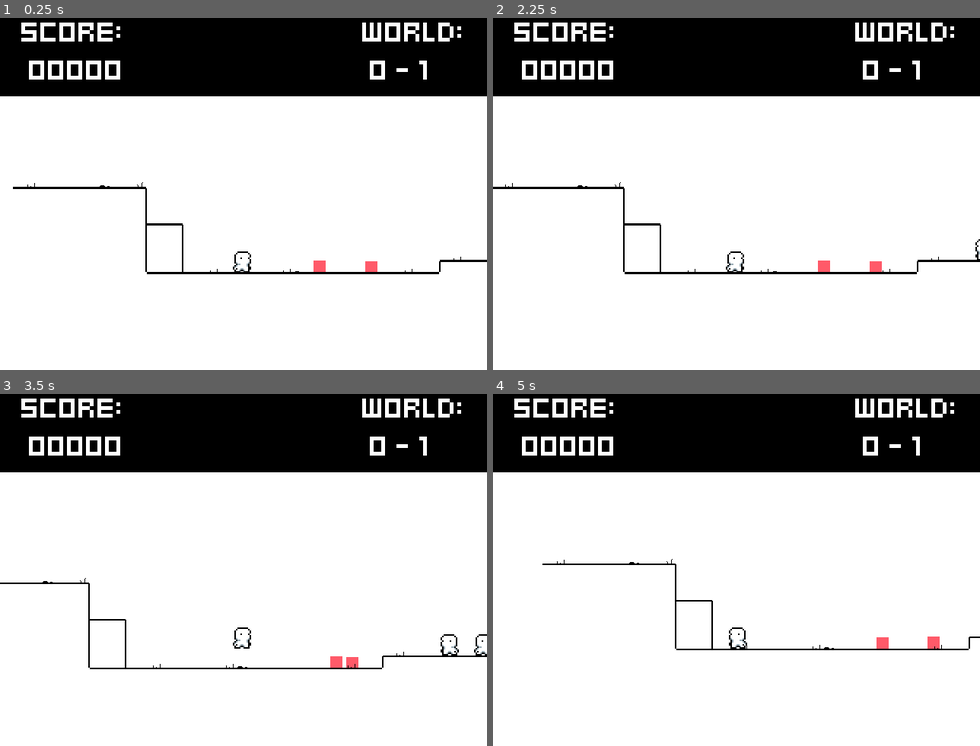
Above: before the commit, frames 1-4 (two rows, left to right).
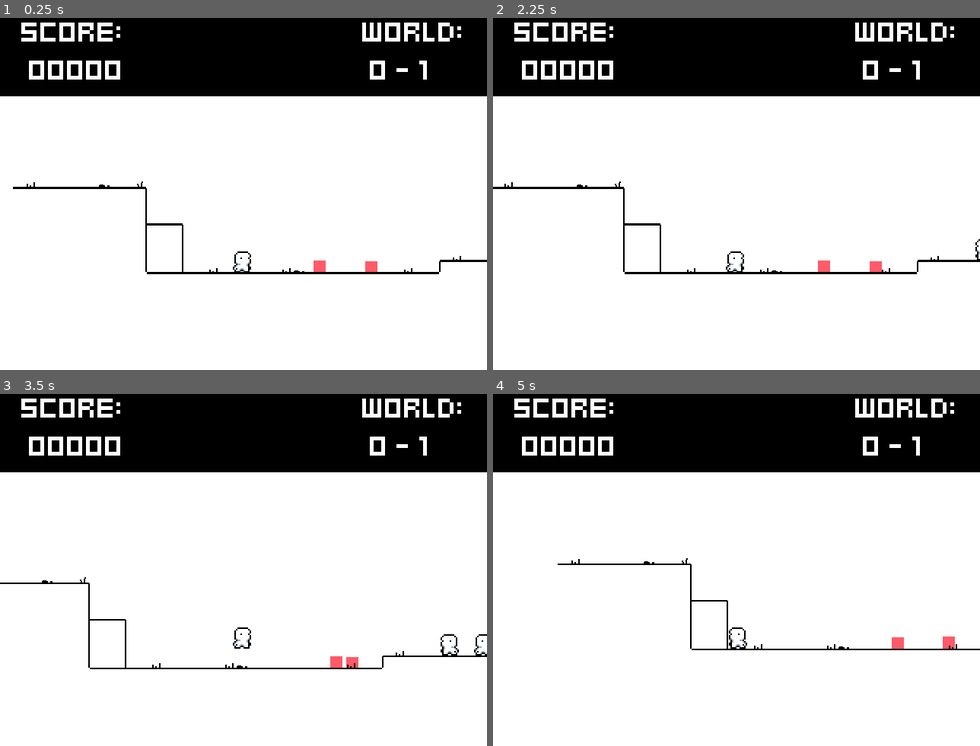
Above: after the commit, the same moments.

Repository: Schweem/AltPlatformMovement
Game: Godot game, scene res://scenes/maps/mainScene.tscn
The game is run twice, just before and just after one commit, with the same random seed, the same clock (stepped at 60 frames per second) and the same inputs.
Inputs:
- Up to frame 1 (0.25 s): no input
- Up to frame 2 (2.25 s): hold Right (ui_right) 0.53-1.28 s; tap Z (interact) at 0.6, 1.35, 2.1 s; hold Down (ui_down) 1.28-2.03 s; hold Right (ui_right) from 2.03 s (still down)
- Up to frame 3 (3.5 s): release Right (ui_right) at 2.78 s; hold Up (ui_up) from 2.78 s (still down); tap Z (interact) at 2.85 s
- Up to frame 4 (5 s): release Up (ui_up) at 3.53 s; hold Left (ui_left) from 3.53 s (still down); tap Z (interact) at 3.6, 4.35 s

The runs differ from the first frame. In frame 1, less than 0.1% of the frame differs, in the area x 5-95%, y 46-73%; in frame 2, less than 0.1%; in frame 3, less than 0.1%; in frame 4, 0.7%, in the area x 10-100%, y 46-73%.

Commit message:
minor tweaks
really really sick now, not much work for the last two days.
+ finally adjusted player wallcast, social distance from walls is no longer
+ literally added a couple pixels to the tilemap

Diff:
--- a/floatTesting/scenes/mainPlayer.tscn
+++ b/floatTesting/scenes/mainPlayer.tscn
@@ -49,7 +49,7 @@
 animation = &"idle"
 
 [node name="wallCast" type="RayCast2D" parent="CharacterBody2D"]
-target_position = Vector2(16, 0)
+target_position = Vector2(10, 0)
 collide_with_areas = true
 
 [node name="topColliders" type="Node2D" parent="CharacterBody2D"]
--- a/floatTesting/scripts/playerController.gd
+++ b/floatTesting/scripts/playerController.gd
@@ -99,7 +99,7 @@
 	dir = Input.get_axis("ui_left", "ui_right")
 
 	if dir != 0: #dont update if zero
-		wallMark.target_position.x = 16 * dir # update raycast direction
+		wallMark.target_position.x = 6 * dir # update raycast direction
 		sprite.scale.x = dir
 
 	if wallMark.is_colliding():
Binary file changed: floatTesting/tilesets/bwOverhaulTest.png
